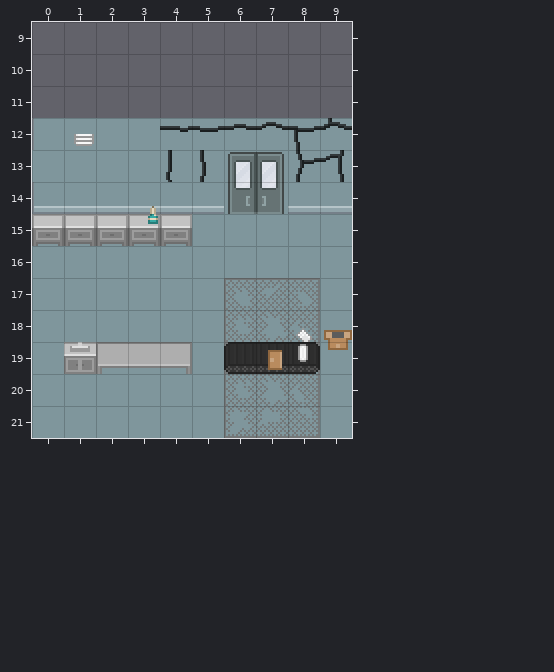
Two states of a Tiled map, android/assets/gameplay/tiled_maps/Factory.tmx. Above, as it was before the edit.
Cells are 16x16 px. Shown: x 0..9, y 9..21. The old version is drawn lined up with the new one.
Once edited:
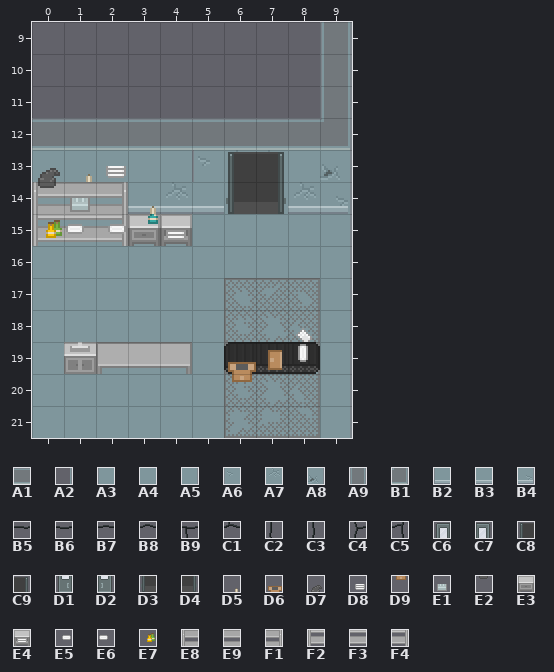
Key: from "factory_tileset": A1 227, A2 230, A3 317, A4 318, A5 319, A6 324, A7 325, A8 326, A9 329, B1 331, B2 369, B3 370, B4 378, B5 666, B6 667, B7 668, B8 669, B9 670, C1 671, C2 718, C3 719, C4 722, C5 723, C6 960, C7 961, C8 967, C9 968, D1 1012, D2 1013, D3 1019, D4 1020, D5 1391, D6 1393, D7 1395, D8 1444, D9 1445, E1 1446, E2 1447, E3 1481, E4 1484, E5 1494, E6 1494 flipped left-right, E7 1496, E8 1601, E9 1602, F1 1603, F2 1653, F3 1654, F4 1655.
__ is an empty cell.
Tiles of an added or newly shown layer are drawn over the layers below it.
The commit says: implemented layers above player logic
Edits made:
map size 10x10 -> 32x32 cells (old content now starts at 0,12; both pictures use the new coordinates)
Layer "Floor":
Tile A5 replaces tile A4 in rows 18 to 19 at x 9.
Tile A3 is removed in row 12 at x 0.
Tile A4 is removed in row 12 at x 1 to 9.
Layer "Collision":
Tile A6 replaces tile C3 in row 13 at x 5.
Tile A8 replaces tile C5 in row 13 at x 9.
Tile B4 replaces tile B3 in row 14 at x 9.
Tile E8 replaces tile B2 in row 14 at x 0.
Tile E9 replaces tile B3 in row 14 at x 1.
Tile F1 replaces tile B3 in row 14 at x 2.
Tile F2 replaces tile E3 in row 15 at x 0.
Tile F3 replaces tile E3 in row 15 at x 1.
Tile F4 replaces tile E3 in row 15 at x 2.
Tile B5 is removed in row 12 at x 4.
Tile B6 is removed in row 12 at x 5.
Tile B7 is removed in row 12 at x 6.
Tile B8 is removed in row 12 at x 7.
Tile B9 is removed in row 12 at x 8.
Tile C1 is removed in row 12 at x 9.
Tile C2 is removed in row 13 at x 4.
Tile C4 is removed in row 13 at x 8.
Tile C6 is removed in row 13 at x 6.
Tile C7 is removed in row 13 at x 7.
Tile D1 is removed in row 14 at x 6.
Tile D2 is removed in row 14 at x 7.
Layer "Decor":
Tile D3 is added in row 14 at x 6.
Tile D4 is added in row 14 at x 7.
Tile D5 is added in row 13 at x 1.
Tile D6 is added in row 19 at x 6.
Tile D7 is added in row 13 at x 0.
Tile D8 is added in row 13 at x 2.
Tile D9 is added in row 20 at x 6.
Tile E1 is added in row 14 at x 1.
Tile E2 is added in row 14 at x 0.
Tile E4 is added in row 15 at x 4.
Tile E5 is added in row 15 at x 2.
Tile E6 is added in row 15 at x 1.
Tile E7 is added in row 15 at x 0.
Tile D6 is removed in row 18 at x 9.
Tile D8 is removed in row 12 at x 1.
Tile D9 is removed in row 19 at x 9.
Layer "Above Player" (added):
Tile A1 is added in row 12 at x 0 to 8.
Tile A2 is added in rows 13 to 14 at x 9; in rows 18 to 19 at x 9.
Tile A7 is added in row 13 at x 6 to 7.
Tile A9 is added in rows 9 to 11 at x 9.
Tile B1 is added in row 12 at x 9.
Layer "AbovePlayer2" (added):
Tile C8 is added in row 13 at x 6.
Tile C9 is added in row 13 at x 7.
Boxes around the changes in both pictures, in picture pixels (x1, y1, x2, y2):
changed: (32, 22, 352, 246)
changed: (324, 310, 352, 374)
added: (228, 362, 256, 382)
